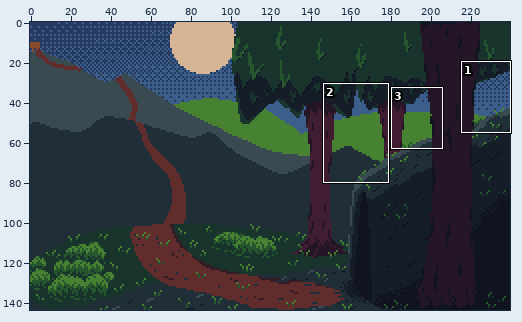
File history of a pixel-art file, PhotographersHike/Assets/Art/Pictures/SparseForest.aseprite. Above, an overview of the earlier version with the close-up marked.
Close-up. Earlier state:
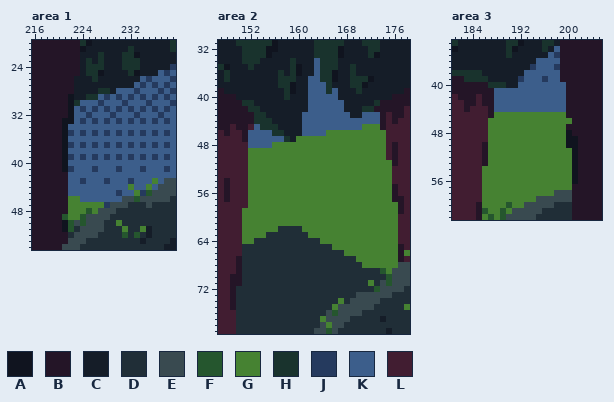
240x144 pixels, 1 frame. Shown: area 1: x 216..239, y 20..54; area 2: x 147..178, y 31..79; area 3: x 181..205, y 33..62. The commit also changed other parts of the picture, which this record leaves out.
Visible layers, top first: "foreground", "bushes and leaves", "cave", "trees", "platform", "mountain", "hills", "sun", "sky".
Palette (. is transparent): A #10141f  B #241527  C #151d28  D #202e37  E #394a50  F #25562e  G #468232  H #19332d  J #253a5e  K #3c5e8b  L #411d31
Pixels before, area 1, first column x 216:
20 BBBBBBBBHACCCCCCCCCCCCCH
21 BBBBBBBBACCCCCCCHCCCCCCH
22 BBBBBBBBCCCHCCCHHACCCCCC
23 BBBBBBBBCHCHCCCHHHCCCCCC
24 BBBBBBBBCHHHCCCHHHCCCCCJ
25 BBBBBBBBCHHACCCCHACCCKJK
26 BBBBBBBCCCHCCCCCCCKJKKKJ
27 BBBBBBBCCCCCCCCCCKJKJKJK
28 BBBBBBBCCCCHHCKKKJKKKJKJ
29 BBBBBBACCHHKJKJKJKJKJKJK
30 BBBBBBAHKKKJKKKJKKKJKKKJ
31 BBBBBBAKJKJKJKJKJKJKJKJK
32 BBBBBBAKKJKKKJKKKJKKKJKK
33 BBBBBAAKJKJKJKJKJKJKJKJK
34 BBBBBAKKKKKKKKKKKKKKKKKK
35 BBBBBAJKJKJKJKJKJKJKJKJK
36 BBBBBAKKKKKKKKKKKKKKKKKK
37 BBBBBAJKJKJKJKJKJKJKJKJK
38 BBBBBAKKKKKKKKKKKKKKKKKK
39 BBBBBAJKJKJKJKJKJKJKJKJK
40 BBBBBAKKKKKKKKKKKKKKKKKK
41 BBBBBAJKKKJKKKJKKKJKKKJK
42 BBBBBBKKKKKKKKKKKKKKKKKK
43 BBBBBBKKJKKKJKKKJKKKGKEE
44 BBBBBBKKKKKKKKKKGKKGKEEE
45 BBBBBBKKKKKKKKJKKGJFEEEE
46 BBBBBBGGKKKKKKKEEFEEEEED
47 BBBBBBGGGGGGJEEEDDDEDDDD
48 BBBBBBGGGFGEEEDDDDDDDDDD
49 BBBBBFGGFEEEEDDDDDDDDDDD
50 BBBBBAFEFEEEDDGDDDDDDDDD
51 BBBBBAFDEEEEDDDGDDGCDDDD
52 BBBBBBDEEEEDDDDFDFDCDDDD
53 BBBBBBEEEDDDDDDDDDCDDDDC
54 BBBBBEEEDDDDDDDDDDDDDDCC
Pixels before, area 2, first column x 147:
31 CCCHHHHHHACCCCCCHHHHHCCCHHHCCCCC
32 CCCCHHHHAACCCCCCHHHHACCCCHHCCCCC
33 CCCCHHHHACCCCCCCHHHHACCCCHACCCCC
34 CCCCHHHCCCCCHCCCKHHHCCCCCCCCCCCC
35 HACCCHCCCCCCHACCKHHHCCHCCCCCCCCC
36 CHCCCCCCCCHCHACCKHHACCHCCCCCCCCC
37 CHCCCCCCCCHHHCCKKHHACCHHHACCCCCC
38 CCCCCCCCCCHHACCKKKHCCCHHACCCCCCC
39 BCCCCCCCCCCHACCKKKHKCCCHCCCCCCCB
40 BBBCCCCCCCCHCCCKKKKKCCCCCCCCCBBB
41 BBBBHHCCCCCCCCCKKKKKKCCCCCHBBBBB
42 BBBBBHHCCCCCCCCKKKKKKCCCHHBBBBBL
43 BBBBBBHHCCCCCCKKKKKKKKCCKKKBLBBL
44 BBBBBBHHHCCCCCKKKKKKKKKKKKKBLBLL
45 BBLBBLKHHHCCCCKKKKKKKKKKGGGBLLLL
46 LBLLBKKKKHHCCCKKKKGGGGGGGGGGLLLL
47 LLLLBKKKKKKHCGGGGGGGGGGGGGGGLLLL
48 LLLLLKKKKGGGGGGGGGGGGGGGGGGGLBLL
49 LLLLLGGGGGGGGGGGGGGGGGGGGGGGLBLL
50 LLLLLGGGGGGGGGGGGGGGGGGGGGGGLBLL
51 LLLLLGGGGGGGGGGGGGGGGGGGGGGGGBLL
52 LLLLLGGGGGGGGGGGGGGGGGGGGGGGGLLL
53 LLLLLGGGGGGGGGGGGGGGGGGGGGGGGLLL
54 LBLLLGGGGGGGGGGGGGGGGGGGGGGGGLLL
55 LBLLLGGGGGGGGGGGGGGGGGGGGGGGGBLL
56 LBLLLGGGGGGGGGGGGGGGGGGGGGGGGBLL
57 LBLLLGGGGGGGGGGGGGGGGGGGGGGGGBBL
58 LLLLLGGGGGGGGGGGGGGGGGGGGGGGGGBL
59 LLLLGGGGGGGGGGGGGGGGGGGGGGGGGGBL
60 LLLLGGGGGGGGGGGGGGGGGGGGGGGGGGLL
61 LLLLGGGGGGGGGGGGGGGGGGGGGGGGGGLL
62 LLLLGGGGGGDDDDGGGGGGGGGGGGGGGGLL
63 LLLLGGGGDDDDDDDGGGGGGGGGGGGGGGLL
64 LLLLGGDDDDDDDDDDDGGGGGGGGGGGGGLL
65 LLLLDDDDDDDDDDDDDDDGGGGGGGGGGGBL
66 LLLLDDDDDDDDDDDDDDDDDGGGGGGGGGBG
67 LLLBDDDDDDDDDDDDDDDDDDDGGGGGGGBL
68 LLLBDDDDDDDDDDDDDDDDDDDDGGGGGGEE
69 LLLBDDDDDDDDDDDDDDDDDDDDDDDFGEEE
70 LLBBDDDDDDDDDDDDDDDDDDDDDDDDFEEE
71 LLBBDDDDDDDDDDDDDDDDDDDDDGDEFEEE
72 LLBDDDDDDDDDDDDDDDDDDDDDDDFEEEED
73 LLBDDDDDDDDDDDDDDDDDDDDEEEEEEDDD
74 LLBDDDDDDDDDDDDDDDDDGDEEEEEDDDDD
75 LLBDDDDDDDDDDDDDDDDGEEEEEEDDDDDG
76 LLLDDDDDDDDDDDDDDDEFEEEEDDDDDDDD
77 LLLDDDDDDDDDDDDDDGEEEEDDDDDCDDDD
78 LLLDDDDDDDDDDDDDDEGEEDDDDDDDDDDD
79 LLLDDDDDDDDDDDDDEEFEDDDDDDDDCDDD
Pixels before, area 3, first column x 181:
33 HCCCCCCCCHHACCCHHCBBBBBBB
34 ACCCCCCCCHACCCCHCKBBBBBBB
35 CCCCCCCCCHCCCCCCKJBBBBBBB
36 CCCCCCCCCCCCCCKKKKBBBBBBB
37 CCCCCCCCCCCCCJKKKJBBBBBBB
38 HHHHHCCCCCCCKKKKKKBBBBBBB
39 BBHHHHCCCCCJKKKJKKBBBBBBB
40 BBBBBBHHHCCKKKKKKKKBBBBBB
41 BBBBBBBKKKKKKKKKKKKBBBBBB
42 LBBBLBBKKKKKKKKKKKKBBBBBB
43 LLBBLBBKKKKKKKKKKKKBBBBBB
44 LLBLLLBKKKKKKKKKKKKBBBBBB
45 LLLLLLBGGGGGGGGGGGGBBBBBB
46 LLLLLLGGGGGGGGGGGGGGBBBBB
47 LLLLLLGGGGGGGGGGGGGBBBBBB
48 LLLLLLGGGGGGGGGGGGGABBBBB
49 LLLLLLGGGGGGGGGGGGGAABBBB
50 LLLLLBGGGGGGGGGGGGGAABBBB
51 LLLLLBGGGGGGGGGGGGGGABBBB
52 LLLLLBGGGGGGGGGGGGGGABBBB
53 LLLLLBGGGGGGGGGGGGGGABBBB
54 LLLLLGGGGGGGGGGGGGGGABBBB
55 LLLLLGGGGGGGGGGGGGGGABBBB
56 LLLLLGGGGGGGGGGGGGGGABBBB
57 LLLLLGGGGGGGGGGGGGGGBBBBB
58 LLLLLGGGGGGGGGGGGEEEBBBBB
59 LLLLLGGGGGGGGGEEEEEEBBBBB
60 LLLLBGGGGFGGEEEEEDDDBBBBB
61 LLLLBFGGFGEEEEEDDDDDBBBBB
62 LLLLBGFGFEEEEEDDDDDDBBBBB
After:
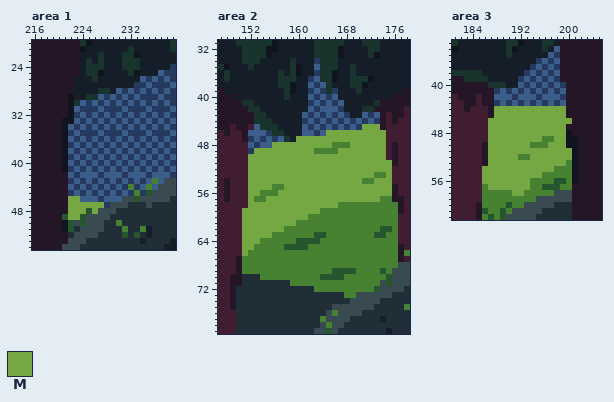
Colours new in this view: M #75a743
The exact change:
Changed rows in their new state; - is an unchanged pixel.
Area 1, layers "hills", "sky":
first column x 222:
25 -----------------J
26 ---------------J--
27 -----------J---J--
28 ---------J---J----
29 -------------J---J
30 ---J---J---J---J--
31 ---J---J---J---J--
32 -J---J---J---J---J
34 -J-J-J-J-J-J-J-J-J
35 ---J---J---J---J--
36 -J-J-J-J-J-J-J-J-J
38 -J-J-J-J-J-J-J-J-J
40 -J-J-J-J-J-J-J-J-J
41 --J---J---J---J---
42 -J---J---J---J---J
43 J---J---J---J-----
44 -J-J-J-J-J-J------
45 J-J-J-J---J-------
46 MM---J------------
47 MMMMMM------------
48 MMM-M-------------
49 MM----------------
Area 2:
first column x 151:
34 ------------J------------
36 ------------J------------
37 -----------J-------------
38 ------------J------------
39 -----------J-J-J---------
40 ------------J-J----------
41 -----------J-J-J---------
42 ------------J---J--------
43 -----------J-J-J-J---J---
44 ----------J-J-J-J-J-J-J--
45 -----------J-J-J-J-JMMM--
46 ----J-------J-MMMMMMMMMM-
47 -J-J-J---MMMMMMMMMMMMMMM-
48 --J--MMMMMMMMMM---MMMMMM-
49 -JMMMMMMMMMM----MMMMMMMM-
50 -MMMMMMMMMMMMMMMMMMMMMMM-
51 -MMMMMMMMMMMMMMMMMMMMMMMM
52 -MMMMMMMMMMMMMMMMMMMMMMMM
53 -MMMMMMMMMMMMMMMMMMMMM--M
54 -MMMMMMMMMMMMMMMMMMM--MMM
55 -MMMM--MMMMMMMMMMMMMMMMMM
56 -MM---MMMMMMMMMMMMMMMMMMM
57 -M--MMMMMMMMMMMMMMMMMMM--
58 -MMMMMMMMMMMMMMM---------
59 MMMMMMMMMMMMM------------
60 MMMMMMMMMMM--------------
61 MMMMMMMMM----------------
62 MMMMMMMGGG-------------FF
63 MMMMMGGGGGG-FF--------FF-
64 MMMGGGGGGFFFF------------
65 MMGGGGGFFFFGGGG----------
66 MGGGGGGGGGGGGGGGG--------
67 GGGGGGGGGGGGGGGGGGG------
68 GGGGGGGGGGGGGGGGGGGG-----
69 GGGGGGGGGGGGGGGFFFFGGGG--
70 ---GGGGGGGGGGFFFFGGGGGGG-
71 --------GGGGGGGGGGGGG-G--
72 ------------GGGGGGGGGG---
73 -----------------GG------
74 ----------------D--------
75 ---------------E---------
76 ---------------G---------
Area 3, layers "hills", "sky":
first column x 186:
36 ---------J-J---
37 ----------J----
38 -------J-J-J---
39 --------J---J--
40 -------J-J-J-J-
41 --J-J-J-J-J-J--
42 -----J---J---J-
43 --J-J-J-J-J-J--
44 --MMMMMMMMMMMM-
45 --MMMMMMMMMMMM-
46 -MMMMMMMMMMMMMM
47 -MMMMMMMMMMMMM-
48 -MMMMMMMMMMMMM-
49 -MMMMMMMMM--MM-
50 -MMMMMMM---MMM-
51 -MMMMMMMMMMMMMM
52 -MMMMM--MMMMMMM
53 -MMMMMMMMMMMMM-
54 MMMMMMMMMMMM---
55 MMMMMMMMMM-----
56 MMMMMMMM----FF-
57 -MMMMMMM--FFF--
58 -----MM--------
